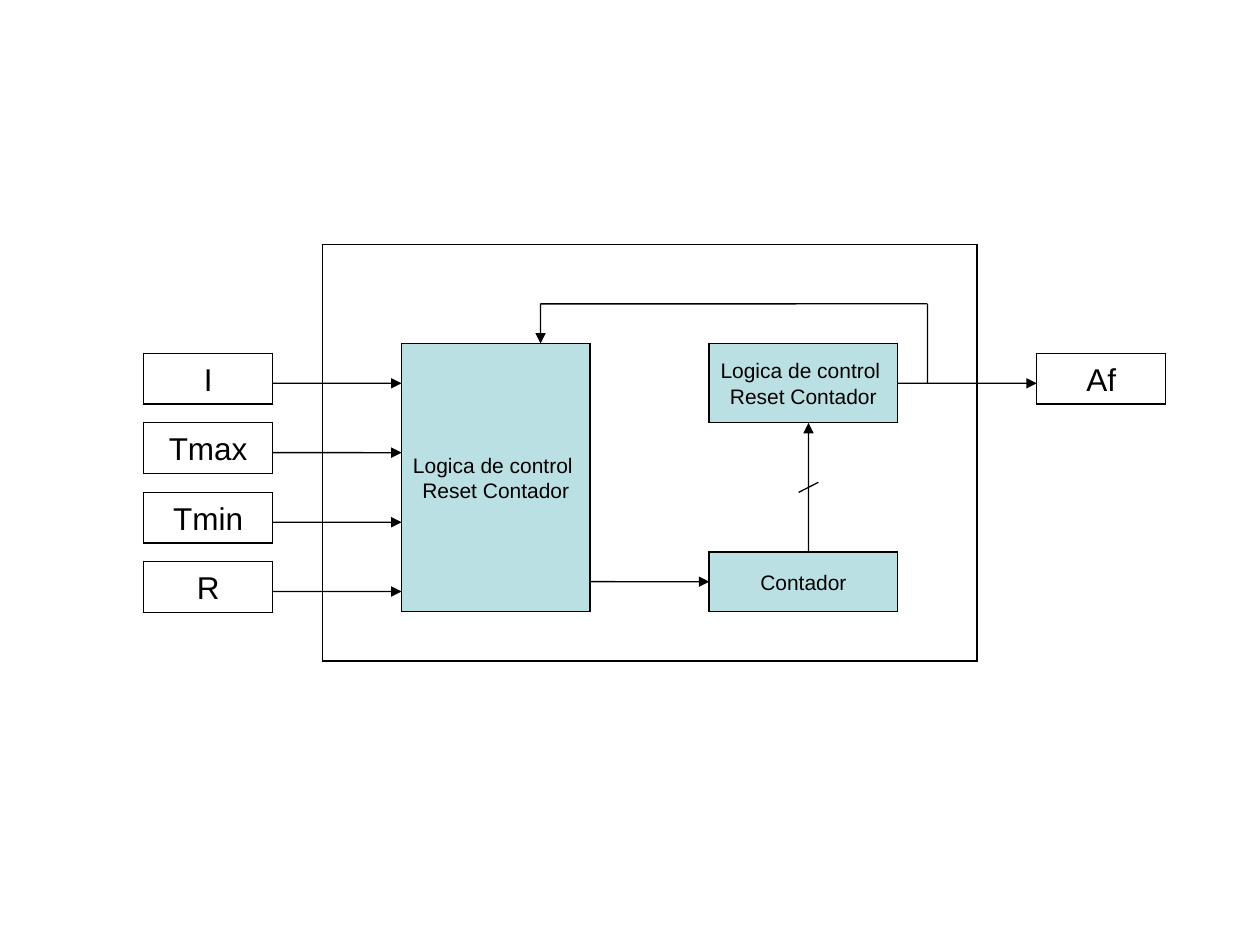
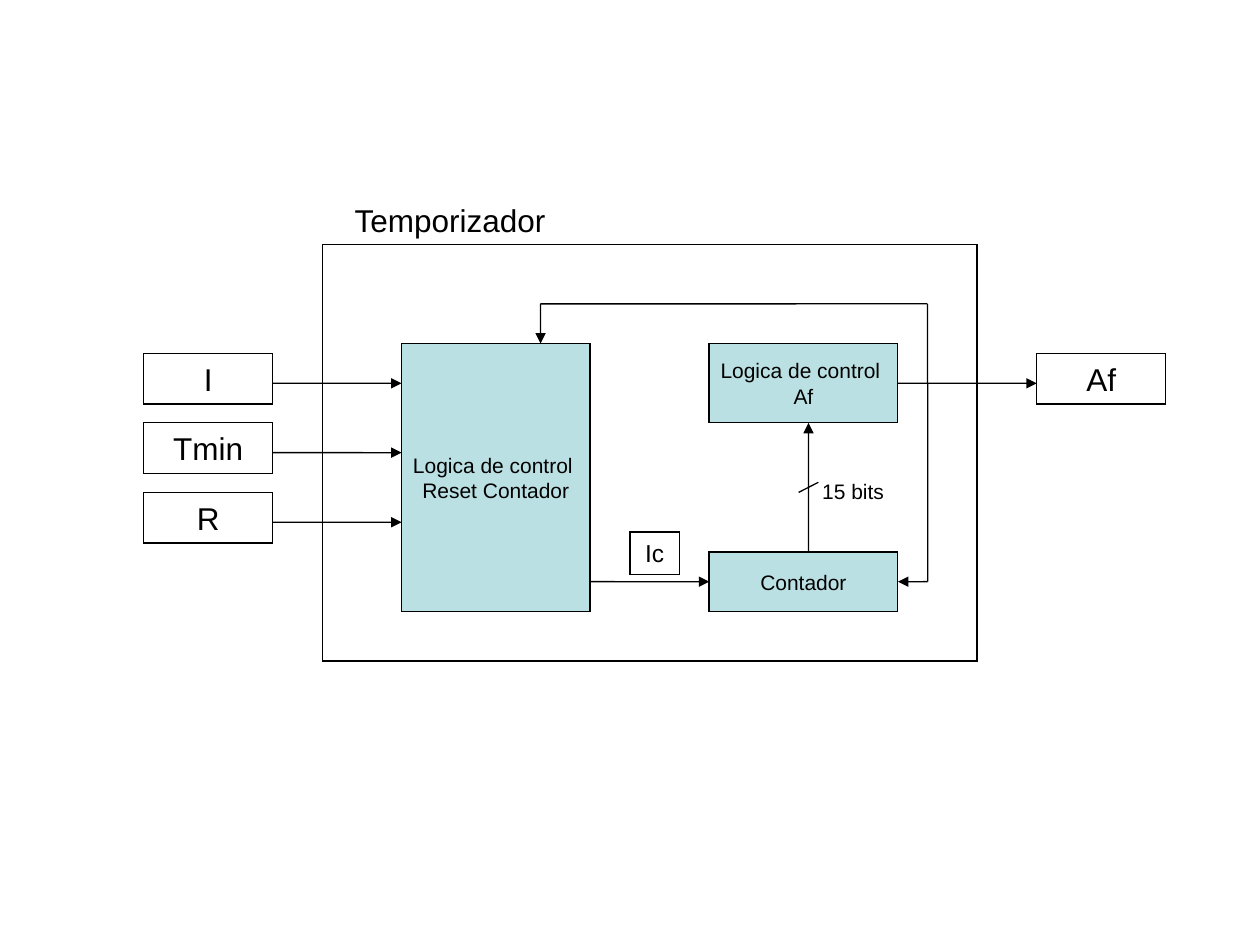
Before and after one commit to malwarezoo/estructuradelcomputador-6670, a slide deck: slide 3 of TP - Desarrollo - 1er cuat 2011/Version Cableada/Diagramas TPNº1.ppt. Drawn at 1260x945 pixels with LibreOffice and Linux fonts; fonts in the diff are those of the drawing. Boxes give left, top, right and bottom in pixels: in the first picture for what was removed or moved away, otherwise in the second. Text is boxed around its words. In the diff, an @@ line names an element or a change of style, - is before the commit and + after.

```diff
--- a/TP - Desarrollo - 1er cuat 2011/Version Cableada/Diagramas TPNº1.ppt
+++ b/TP - Desarrollo - 1er cuat 2011/Version Cableada/Diagramas TPNº1.ppt
@@ text added at [355, 209, 546, 238], 18 pt, text #000000 @@
+Temporizador
@@ text in rectangle at [794, 389, 814, 404]: text changed @@
-Reset Contador
+Af
@@ line added from (927, 383) to (927, 582), #000000 0.74 pt @@
@@ rectangle "Tmin": place and size @@
-rectangle "Tmin" at [144, 493, 272, 543]
+rectangle "Tmin" at [144, 423, 272, 474]
@@ rectangle removed at [144, 423, 272, 474] @@
-Tmax
@@ rectangle "R": place and size @@
-rectangle "R" at [144, 562, 272, 612]
+rectangle "R" at [144, 493, 272, 543]
@@ text added at [822, 483, 884, 500], 12 pt, text #000000 @@
+15 bits
@@ rectangle added at [630, 532, 679, 575], outline #000000 0.74 pt, 14 pt, text #000000 @@
+Ic
@@ arrow removed from (272, 591) to (402, 591) @@
@@ arrow added from (927, 582) to (898, 582), #000000 0.74 pt @@
```
Also in this commit, not shown: 2 other slides changed, 2 other files.
